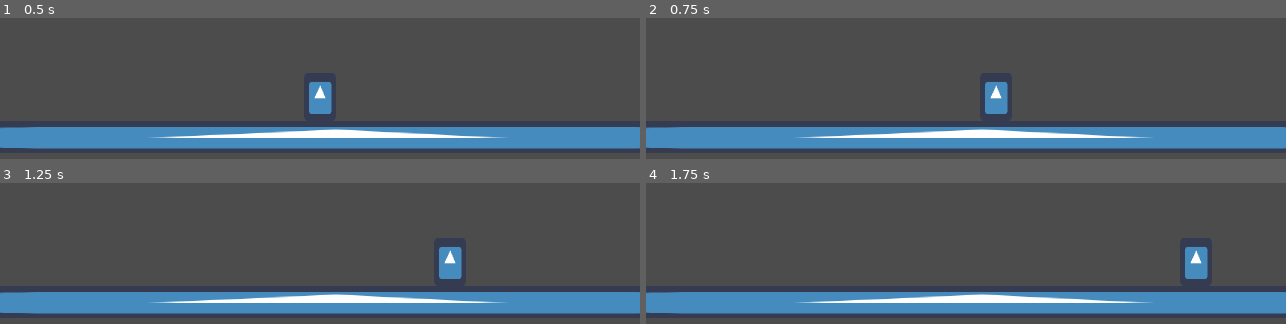
Above: before the commit, frames 1-4 (two rows, left to right).
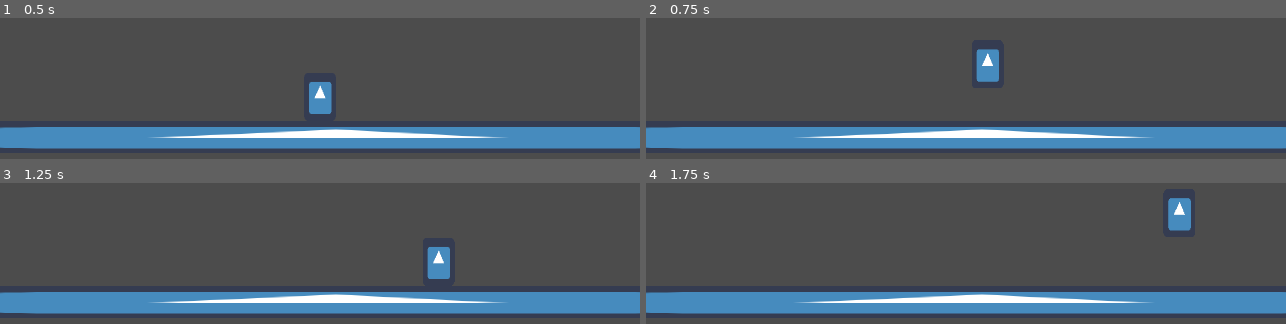
Above: after the commit, the same moments.

Repository: SleepingPhoenix1/Experimenting-with-movement
Game: Godot game, scene res://scenes/test_level.tscn
The game is run twice, just before and just after one commit, with the same random seed, the same clock (stepped at 60 frames per second) and the same inputs. The engine's default icon, where the game draws it, is replaced by a stand-in: a white triangle on a blue panel in a dark square.
Inputs:
- Up to frame 1 (0.5 s): no input
- Up to frame 2 (0.75 s): tap Enter at 0.5 s; hold Right (ui_right) from 0.53 s (still down); tap Space (ui_jump) at 0.6 s
- Up to frame 3 (1.25 s): keep holding Right (ui_right); tap Space (ui_jump) at 0.77, 1.07 s
- Up to frame 4 (1.75 s): keep holding Right (ui_right); tap Space (ui_jump) at 1.35, 1.52 s

Frame 1 is identical in both runs. In frame 2, 1.6% of the frame differs, in the area x 51-57%, y 21-69%; in frame 3, 0.9%; in frame 4, 1.6%, in the area x 81-88%, y 10-69%.

Commit message:
jumping
added jumping

Diff:
--- a/scenes/player.tscn
+++ b/scenes/player.tscn
@@ -8,6 +8,10 @@
 
 [node name="KinematicBody2D" type="KinematicBody2D"]
 script = ExtResource( 2 )
+deceleration = 20
+jump_height = 25.0
+jump_time_to_peak = 0.3
+jump_time_to_descent = 0.2
 
 [node name="Icon" type="Sprite" parent="."]
 position = Vector2( 0, -12 )
--- a/scenes/test_level.tscn
+++ b/scenes/test_level.tscn
@@ -1,13 +1,10 @@
-[gd_scene load_steps=5 format=2]
+[gd_scene load_steps=4 format=2]
 
 [ext_resource path="res://icon.png" type="Texture" id=1]
 [ext_resource path="res://scenes/player.tscn" type="PackedScene" id=2]
 
 [sub_resource type="RectangleShape2D" id=1]
 extents = Vector2( 252.5, 8 )
-
-[sub_resource type="Curve" id=2]
-_data = [ Vector2( 0, 0 ), 0.0, -0.405742, 0, 0, Vector2( 1, 1 ), 0.0, 0.0, 0, 0 ]
 
 [node name="test_level" type="Node2D"]
 
@@ -31,4 +28,3 @@
 position = Vector2( 0, 40 )
 acceleration = 20
 deceleration = 7
-acceleration_curve = SubResource( 2 )
--- a/scripts/player.gd
+++ b/scripts/player.gd
@@ -7,10 +7,19 @@
 export var acceleration = 10
 export var deceleration = 15
 export var max_speed = 100
-export (Curve) var acceleration_curve
+
 
 var velocity = Vector2()
+#jumping variables
+export var jump_slowing_down = 3
 
+export var jump_height : float
+export var jump_time_to_peak : float
+export var jump_time_to_descent : float
+
+onready var jump_velocity : float = ((2.0 * jump_height) / jump_time_to_peak) * -1.0
+onready var jump_gravity : float = ((-2.0 * jump_height) / (jump_time_to_peak * jump_time_to_peak)) * -1.0
+onready var fall_gravity : float = ((-2.0 * jump_height) / (jump_time_to_descent * jump_time_to_descent)) * -1.0
 
 
 func _ready():
@@ -23,11 +32,19 @@
 
 func _physics_process(delta):
 	movement()
-	#print(velocity.x)
+	print(max_speed)
+
+	if !is_on_floor():
+		velocity.y += get_gravity() * delta
+
+
+	if Input.is_action_just_pressed("ui_jump") and is_on_floor():
+		jump()
+
 
 
 func movement():
-	#acceleration and deceleration
+	#acceleration
 	if is_moving:
 		acceleration()
 
@@ -35,11 +52,9 @@
 
 	#controls
 	if Input.is_action_pressed("ui_left"):
-		#velocity.x -= current_speed
 		is_moving = true
 		direction = "left"
 	elif Input.is_action_pressed("ui_right"):
-		#velocity.x += current_speed
 		is_moving = true
 		direction = "right"
 	else:
@@ -52,9 +67,9 @@
 
 func acceleration():
 	if velocity.x < max_speed and direction == "right":
-		velocity.x += acceleration
+		velocity.x += acceleration / 2
 	elif velocity.x > -max_speed and direction == "left":
-		velocity.x -= acceleration
+		velocity.x -= acceleration / 2
 	else:
 		#current_speed = max_speed
 		velocity.x = max_speed * sign(velocity.x)
@@ -65,3 +80,11 @@
 	elif velocity.x < 0 and direction == "left":
 		velocity.x += deceleration
 	else: velocity.x = 0
+
+
+func get_gravity() -> float:
+	return jump_gravity if velocity.y < 0.0 else fall_gravity
+
+func jump():
+	velocity.y = jump_velocity
+	max_speed -= jump_slowing_down
